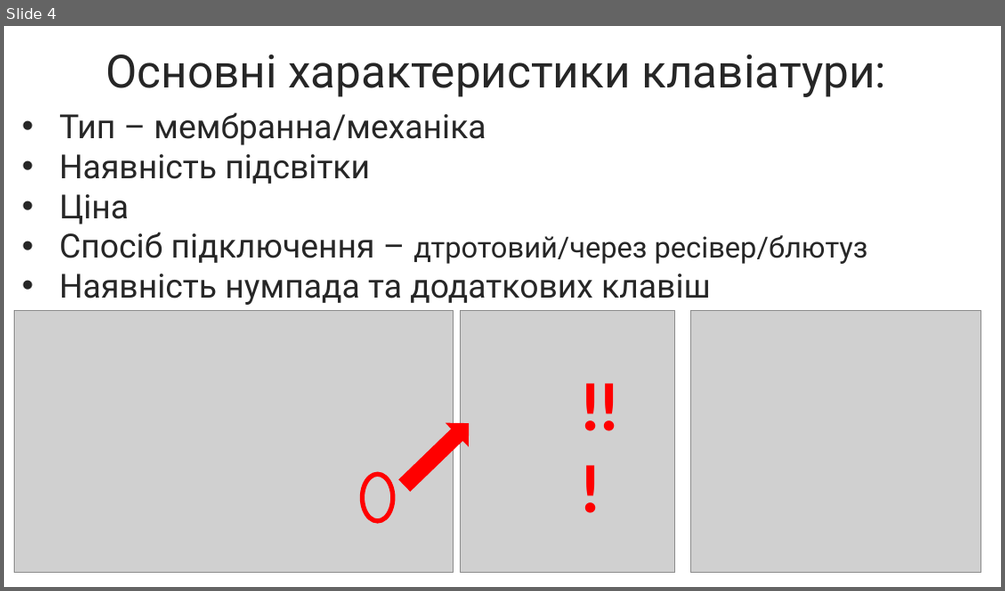
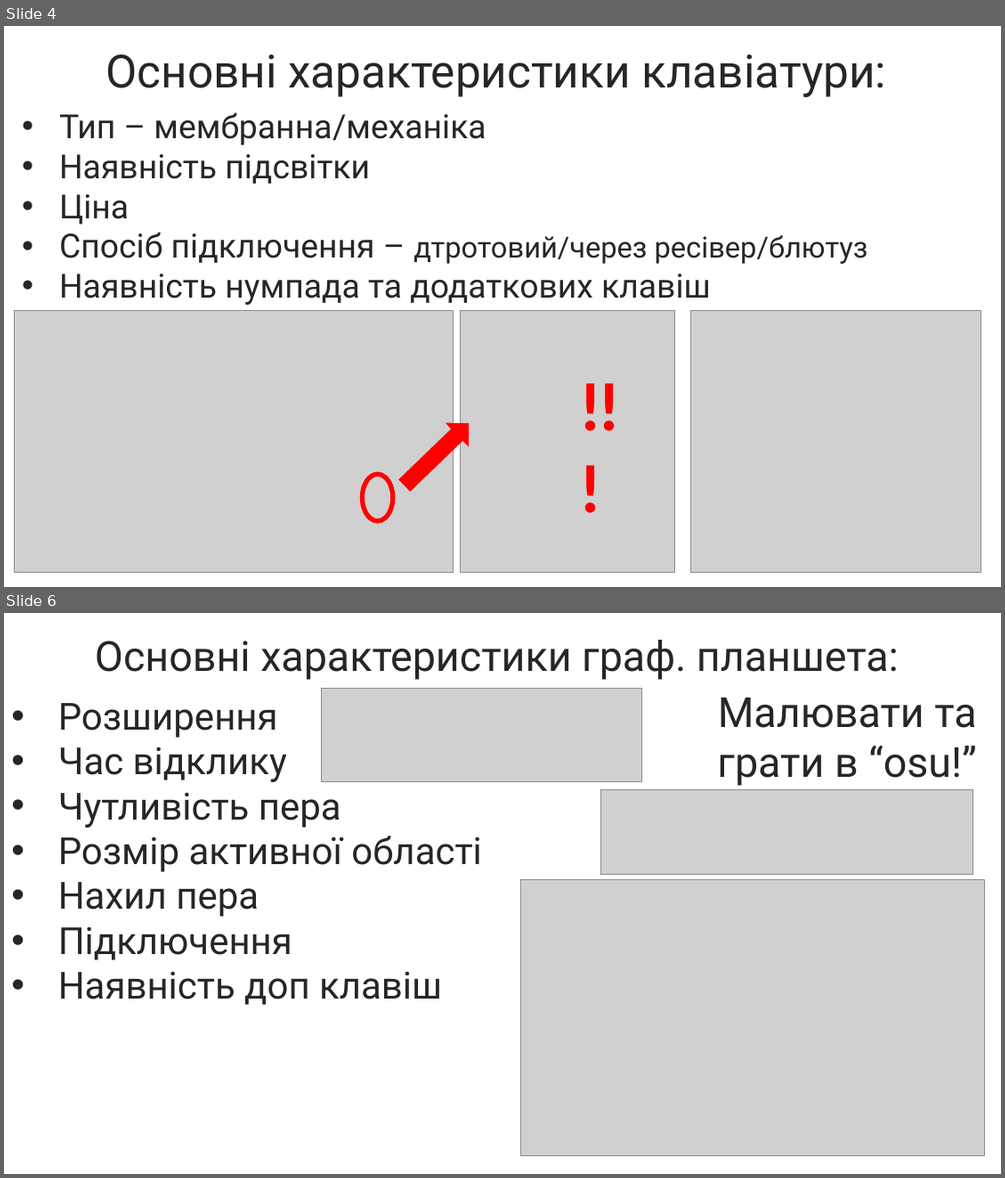
Before and after one commit to kamigearx12/archive, a slide deck: Презентация1.pptx. Shown one above the other, each under a label of ours: slide 4 before the commit, slides 4 and 6 after it; the slides between them are not shown. The pictures are 1005x591 and 1005x1178 pixels, drawn with LibreOffice and Linux fonts; fonts in the diff are those of the drawing; grey boxes stand for pictures. Boxes give left, top, right and bottom in pixels: in the first picture for what was removed or moved away, otherwise in the second. Text is boxed around its words. In the diff, an @@ line names an element or a change of style, - is before the commit and + after.

```diff
--- a/Презентация1.pptx
+++ b/Презентация1.pptx
@@ slide 6 added at (4, 613, 1001, 1174), background #FFFFFF @@
@@ text added at (95, 640, 898, 680), 40 pt, text #262626 @@
+Основні характеристики граф. планшета:
@@ picture added at (321, 689, 642, 781) @@
@@ text added at (58, 703, 482, 1005), 36 pt, text #262626 @@
+• Розширення
+• Час відклику
+• Чутливість пера
+• Розмір активної області
+• Нахил пера
+• Підключення
+• Наявність доп клавіш
@@ text added at (717, 697, 976, 786), 40 pt, text #262626 @@
+Малювати та грати в “osu!”
@@ picture added at (600, 790, 973, 875) @@
@@ picture added at (521, 879, 985, 1155) @@
```
Also in this commit, not shown: 1 other slide added.
